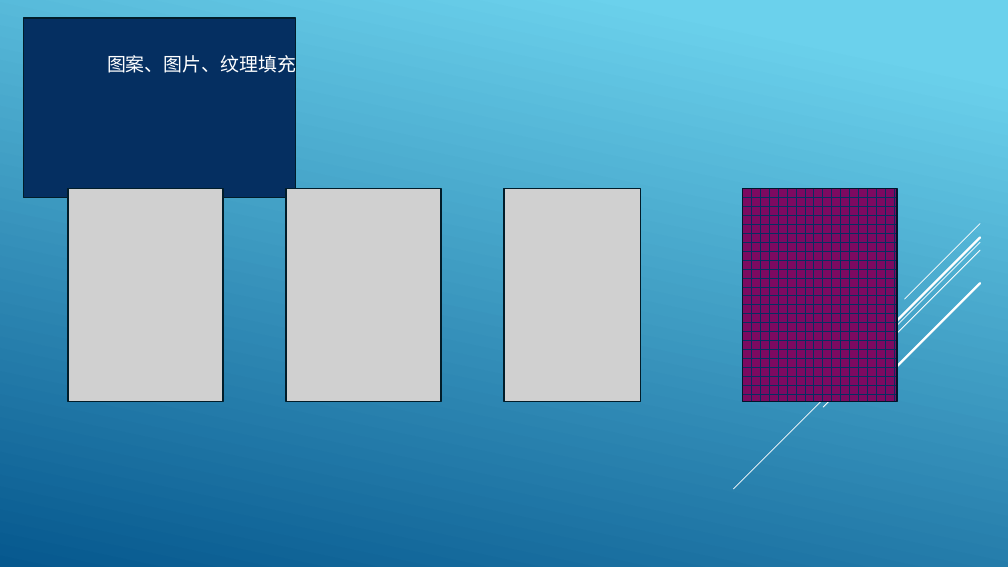
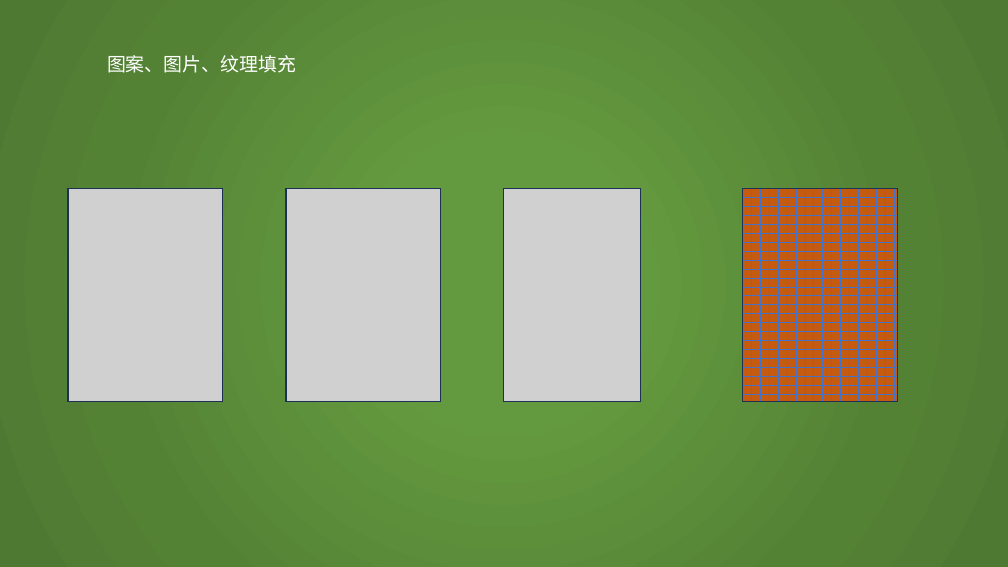
Before and after one commit to Howlcn1997/ooxml-parser, a slide deck: slide 7 of assets/ppt/simple.pptx. Drawn at 1008x567 pixels with LibreOffice and Linux fonts; fonts in the diff are those of the drawing; grey boxes stand for pictures. Boxes give left, top, right and bottom in pixels: in the first picture for what was removed or moved away, otherwise in the second. Text is boxed around its words. In the diff, an @@ line names an element or a change of style, - is before the commit and + after.

```diff
--- a/assets/ppt/simple.pptx
+++ b/assets/ppt/simple.pptx
@@ background gradient #6ED2EB to #06588E to gradient #649A3F to #548235 to #4E7932 @@
@@ rectangle removed at (23, 18, 296, 198) @@
@@ text "图案、图片、纹理填充" at (107, 55, 296, 73): font Quicksand to Noto Sans CJK SC @@
@@ rectangle at (743, 188, 898, 401): fill pattern #052F61 on #7C0B61 to pattern #4472C4 on #C55A11; outline #02152B 1.25 pt to #1E3256 1 pt @@
@@ group removed at (734, 224, 980, 489): 5 lines @@
```
Also in this commit, not shown: 2 other slides changed, 1 slide added, 15 other files.
